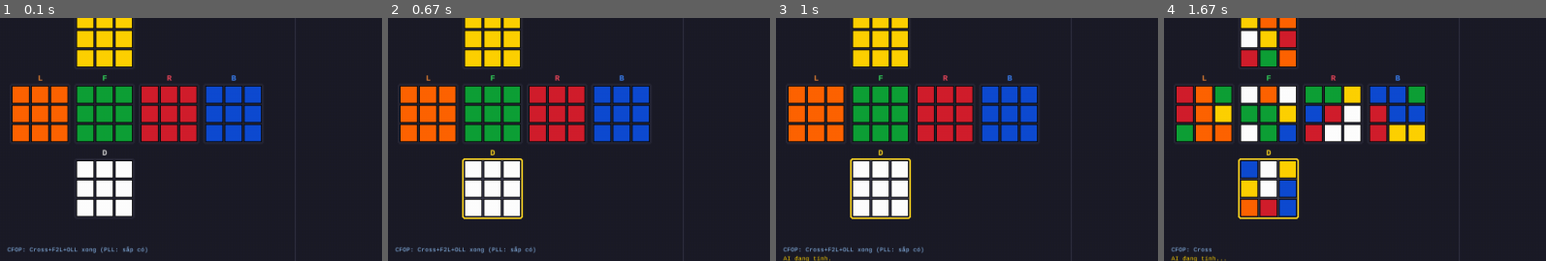
Above: before the commit, frames 1-4 (left to right).
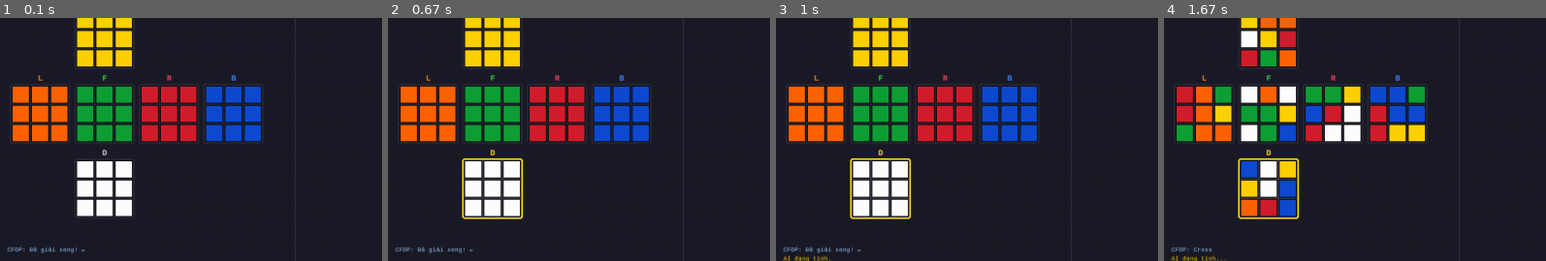
Above: after the commit, the same moments.

Repository: PeDrKi/rubik-cube-cfop-ai
Game: pygame game, started from main.py
Same seed, same stepped clock (60 frames per second), same inputs: the game is played once before the commit and once after it.
Inputs (mouse positions are % of the whole screen's width and height, from its top left):
- Up to frame 1 (0.1 s): no input
- Up to frame 2 (0.67 s): click (14, 44) at 0.38 s
- Up to frame 3 (1 s): type "ann" at 0.67 s
- Up to frame 4 (1.67 s): tap Enter at 1 s; tap Space at 1.22, 1.62 s; hold Right from 1.55 s (still down)
The pictures show only the part of the screen within x 0-50%, y 9-59%; the shares and areas given below are measured in that part.

The runs differ from the first frame. In frame 1, 0.3% of the frame differs, in the area x 7-39%, y 94-97%; in frame 2, 0.3%; in frame 3, 0.3%; in frame 4, nothing differs.

Commit message:
Add PLL stage: full CFOP pipeline
- solver/pll_solver.py: permute the last layer
- cfop_ai.full_solve now runs Cross -> F2L -> OLL -> PLL end to end
- update test_solver.py

Diff:
--- a/main.py
+++ b/main.py
@@ -102,8 +102,8 @@
             stage = cfop_ai.stage_of(state)
         except Exception:
             return '—'
-        return {'cross': 'Cross', 'f2l': 'F2L', 'oll': 'OLL',
-                'pll_todo': 'Cross+F2L+OLL xong (PLL: sắp có)'}.get(stage, '—')
+        return {'cross': 'Cross', 'f2l': 'F2L', 'oll': 'OLL', 'pll': 'PLL',
+                'done': 'Đã giải xong! 🎉'}.get(stage, '—')
 
     def start_cfop_job(kind):
         nonlocal cfop_busy, cfop_job_kind
@@ -205,7 +205,8 @@
             elif kind == 'solve':
                 apply_cfop_solution(res['all_moves'])
                 msgs = {
-                    'oll_done':    f"AI: đã giải Cross + F2L + OLL ({len(res['all_moves'])} nước) — chờ PLL!",
+                    'solved':      f"AI: 🎉 GIẢI XONG cả cube ({len(res['all_moves'])} nước)!",
+                    'pll_partial': "AI: xong Cross+F2L+OLL, PLL còn dở (case khó, thử lại 'A')",
                     'oll_partial': "AI: xong Cross+F2L, OLL còn dở (case khó, thử lại 'A')",
                     'f2l_done':    f"AI: đã giải Cross + F2L ({len(res['all_moves'])} nước)",
                     'f2l_partial': "AI: giải được Cross + một phần F2L (cặp khó, thử lại 'A' lần nữa)",
--- a/solver/cfop_ai.py
+++ b/solver/cfop_ai.py
@@ -4,46 +4,49 @@
 Bo dieu phoi CFOP cap cao nhat, dung cho ca 2 che do UI yeu cau:
   - Auto-solve: goi full_solve(state) -> danh sach nuoc di lien tuc.
   - Hint (goi y tung buoc): goi hint(state) -> buoc TIEP THEO can lam
-    (Cross / 1 cap F2L / OLL-canh / OLL-goc), KHONG thuc thi, de nguoi
-    dung tu xoay.
+    (Cross / 1 cap F2L / OLL-canh / OLL-goc / PLL-goc / PLL-canh), KHONG
+    thuc thi, de nguoi dung tu xoay.
 
-Pham vi hien tai (MVP): Cross + F2L + OLL. PLL se bo sung o giai doan sau
-(interface da du de cam them ma khong doi kien truc: chi can them
-solver/pll_solver.py roi noi vao day, tuong tu cach OLL da duoc noi vao).
+Pham vi hien tai: Cross + F2L + OLL + PLL -- toan bo CFOP. PLL la buoc kho
+nhat (khong gian hoan vi lon, uu tien "giu nguyen phan da giai" lam bai toan
+tim kiem nang) nen thinh thoang tim khong ra trong ngan sach (xem
+solver/pll_solver.py) -- khi do AI se bao ro chu khong bao loi/treo may.
 """
 
 import copy
 
+from cube_engine import cube_solved
 from .facelets import cross_solved, F2L_ORDER, pair_solved, f2l_solved_slots, oll_solved
 from .cross_solver import solve_cross
 from .f2l_solver import solve_f2l
 from .oll_solver import solve_oll, edges_oriented, corners_oriented
+from .pll_solver import solve_pll, corners_home, edges_home
 from .full_state import from_facelets
 
 
 def stage_of(state):
-    """Tra ve ten giai doan CFOP hien tai: 'cross' | 'f2l' | 'oll' | 'pll_todo'."""
+    """Tra ve ten giai doan CFOP hien tai: 'cross'|'f2l'|'oll'|'pll'|'done'."""
     if not cross_solved(state):
         return 'cross'
     if len(f2l_solved_slots(state)) < len(F2L_ORDER):
         return 'f2l'
     if not oll_solved(state):
         return 'oll'
-    return 'pll_todo'   # PLL: phase ke tiep, chua trien khai trong MVP nay
+    if not cube_solved(state):
+        return 'pll'
+    return 'done'
 
 
 def full_solve(state, f2l_depths=(8, 10, 12, 14), f2l_nodes_per_depth=120_000):
     """
-    Giai toan bo nhung gi MVP ho tro (Cross + F2L + OLL) tu state hien tai.
+    Giai toan bo CFOP (Cross + F2L + OLL + PLL) tu state hien tai.
     KHONG thay doi state truyen vao.
     Tra ve dict:
       {
-        'cross_moves': [...],
-        'f2l_moves':   [...],
-        'f2l_per_slot': {...},
-        'oll_moves':   [...],
+        'cross_moves', 'f2l_moves', 'f2l_per_slot', 'oll_moves', 'pll_moves',
         'all_moves':   [...]  (noi tiep, dung de animate/enqueue truc tiep),
-        'reached':     'f2l_partial' | 'f2l_done' | 'oll_partial' | 'oll_done',
+        'reached':     'f2l_partial' | 'f2l_done' | 'oll_partial' | 'oll_done'
+                       | 'pll_partial' | 'solved',
       }
     """
     from cube_engine import do_move
@@ -58,11 +61,12 @@
     f2l_res = solve_f2l(st, depths=f2l_depths, nodes_per_depth=f2l_nodes_per_depth)
     for mv in f2l_res['moves']:
         do_move(st, mv)
-
     f2l_done = len(f2l_res['solved_slots']) == len(F2L_ORDER)
 
     oll_moves = []
+    pll_moves = []
     reached = 'f2l_partial'
+
     if f2l_done:
         reached = 'f2l_done'
         oll_res = solve_oll(st)
@@ -70,14 +74,24 @@
             oll_moves = oll_res['moves']
             for mv in oll_moves:
                 do_move(st, mv)
-        reached = 'oll_done' if oll_solved(st) else 'oll_partial'
+        oll_done_flag = oll_solved(st)
+        reached = 'oll_done' if oll_done_flag else 'oll_partial'
+
+        if oll_done_flag:
+            pll_res = solve_pll(st)
+            if pll_res['moves']:
+                pll_moves = pll_res['moves']
+                for mv in pll_moves:
+                    do_move(st, mv)
+            reached = 'solved' if cube_solved(st) else 'pll_partial'
 
     return {
         'cross_moves': cross_moves,
         'f2l_moves': f2l_res['moves'],
         'f2l_per_slot': f2l_res['per_slot'],
         'oll_moves': oll_moves,
-        'all_moves': cross_moves + f2l_res['moves'] + oll_moves,
+        'pll_moves': pll_moves,
+        'all_moves': cross_moves + f2l_res['moves'] + oll_moves + pll_moves,
         'reached': reached,
     }
 
@@ -87,10 +101,9 @@
     Tra ve goi y CHO BUOC TIEP THEO duy nhat (khong thuc thi):
       {'stage': 'cross', 'label': 'Cross', 'moves': [...]}
       {'stage': 'f2l', 'label': 'F2L - cap DFR', 'moves': [...]}
-      {'stage': 'oll_edges', 'label': 'OLL - Định hướng 4 cạnh', 'moves': [...]}
-      {'stage': 'oll_corners', 'label': 'OLL - Định hướng 4 góc', 'moves': [...]}
-      {'stage': 'pll_todo', 'label': '...', 'moves': []}  khi Cross+F2L+OLL
-      da xong (PLL la phase ke tiep, chua co trong MVP).
+      {'stage': 'oll_edges'/'oll_corners', 'label': '...', 'moves': [...]}
+      {'stage': 'pll_corners'/'pll_edges', 'label': '...', 'moves': [...]}
+      {'stage': 'done', 'label': 'Cube da giai xong!', 'moves': []}
     """
     stage = stage_of(state)
 
@@ -110,8 +123,8 @@
 
     if stage == 'oll':
         full = from_facelets(state)
+        oll_res = solve_oll(state)
         if not edges_oriented(full):
-            oll_res = solve_oll(state)
             mvs = oll_res['edge_moves']
             if mvs is None:
                 return {'stage': 'oll_edges',
@@ -119,7 +132,6 @@
                         'moves': []}
             return {'stage': 'oll_edges', 'label': 'OLL - Định hướng 4 cạnh', 'moves': mvs}
         else:
-            oll_res = solve_oll(state)
             mvs = oll_res['corner_moves']
             if mvs is None:
                 return {'stage': 'oll_corners',
@@ -127,6 +139,22 @@
                         'moves': []}
             return {'stage': 'oll_corners', 'label': 'OLL - Định hướng 4 góc', 'moves': mvs}
 
-    return {'stage': 'pll_todo',
-            'label': 'Cross + F2L + OLL đã xong! PLL sắp có (phase kế tiếp).',
-            'moves': []}
+    if stage == 'pll':
+        full = from_facelets(state)
+        pll_res = solve_pll(state)
+        if not corners_home(full):
+            mvs = pll_res['corner_moves']
+            if mvs is None:
+                return {'stage': 'pll_corners',
+                        'label': 'PLL - Hoán vị 4 góc (chưa tìm được, thử lại)',
+                        'moves': []}
+            return {'stage': 'pll_corners', 'label': 'PLL - Hoán vị 4 góc', 'moves': mvs}
+        else:
+            mvs = pll_res['edge_moves']
+            if mvs is None:
+                return {'stage': 'pll_edges',
+                        'label': 'PLL - Hoán vị 4 cạnh (case khó, thử lại)',
+                        'moves': []}
+            return {'stage': 'pll_edges', 'label': 'PLL - Hoán vị 4 cạnh', 'moves': mvs}
+
+    return {'stage': 'done', 'label': 'Cube đã giải xong! 🎉', 'moves': []}
--- /dev/null
+++ b/solver/pll_solver.py
@@ -0,0 +1,184 @@
+"""
+solver/pll_solver.py
+=====================
+PLL (Permute Last Layer) - buoc cuoi cung cua CFOP: hoan vi dung 4 canh +
+4 goc lop U (huong da dung tu OLL, KHONG doi trong pha nay).
+
+Kien truc: giong OLL nhung cho HOAN VI thay vi HUONG, va DE HON OLL vi muc
+tieu la MOT trang thai DICH CU THE (identity: moi quan ve dung nha), khong
+phai "bat ky hoan vi nao" -- nen dung lai dung PDB CHINH XAC (build_pdb_edges/
+build_pdb_corners, giong het ky thuat da dung cho Cross) thay vi PDB
+"any-perm" cua OLL. Heuristic vi vay manh hon nhieu -> nhanh hon OLL nhieu.
+
+2-Look PLL (dung ky thuat CFOP that):
+  Pha A - Permute Corners: hoan vi dung 4 goc U, CHUA quan tam canh.
+  Pha B - Permute Edges: hoan vi dung 4 canh U, GIU NGUYEN goc vua xong.
+
+Ghi chu: sau OLL, AUF (xoay U tu do) khong lam thay doi hoan vi tuong doi
+giua cac quan -- search van tu do dung U khi can, khong can xu ly rieng.
+"""
+
+import heapq
+
+from .full_state import from_facelets, apply_move, cross_ok, pair_ok, NO_D_MOVES
+from . import edge_model as EM
+from . import corner_model as CM
+from .facelets import F2L_ORDER
+from .pdb_builder import build_pdb_edges, build_pdb_corners
+
+U_EDGES = ('UF', 'UB', 'UL', 'UR')
+U_CORNERS = ('UFR', 'UFL', 'UBR', 'UBL')
+
+_EDGE_PDB = None
+_CORNER_PDB = None
+
+
+def _edge_pdb():
+    global _EDGE_PDB
+    if _EDGE_PDB is None:
+        _EDGE_PDB = build_pdb_edges('pll_edges_exact', U_EDGES)
+    return _EDGE_PDB
+
+
+def _corner_pdb():
+    global _CORNER_PDB
+    if _CORNER_PDB is None:
+        _CORNER_PDB = build_pdb_corners('pll_corners_exact', U_CORNERS)
+    return _CORNER_PDB
+
+
+def corners_home(full):
+    ep, eo, cp, co = full
+    return all(cp[CM.SLOT_INDEX[n]] == CM.SLOT_INDEX[n] and co[CM.SLOT_INDEX[n]] == 0
+               for n in U_CORNERS)
+
+
+def edges_home(full):
+    ep, eo, cp, co = full
+    return all(ep[EM.SLOT_INDEX[n]] == EM.SLOT_INDEX[n] and eo[EM.SLOT_INDEX[n]] == 0
+               for n in U_EDGES)
+
+
+def pll_done(full):
+    return corners_home(full) and edges_home(full)
+
+
+def _cross_f2l_penalty(full):
+    bad = 0 if cross_ok(full) else 1
+    bad += sum(1 for s in F2L_ORDER if not pair_ok(full, s))
+    return bad
+
+
+def _corner_key(full):
+    ep, eo, cp, co = full
+    idx = [CM.SLOT_INDEX[n] for n in U_CORNERS]
+    return (tuple(cp[i] for i in idx), tuple(co[i] for i in idx))
+
+
+def _edge_key(full):
+    ep, eo, cp, co = full
+    idx = [EM.SLOT_INDEX[n] for n in U_EDGES]
+    return (tuple(ep[i] for i in idx), tuple(eo[i] for i in idx))
+
+
+def _search_generic(full_start, goal_fn, heuristic_fn, max_nodes, max_depth):
+    if goal_fn(full_start):
+        return []
+
+    h0 = heuristic_fn(full_start)
+    counter = 0
+    heap = [(h0, 0, counter, full_start, (), None)]
+    best_g = {full_start: 0}
+    nodes = 0
+
+    while heap:
+        f, g, _, cur, path, last_face = heapq.heappop(heap)
+        if g > best_g.get(cur, 1 << 30):
+            continue
+        if g >= max_depth:
+            continue
+        nodes += 1
+        if nodes > max_nodes:
+            return None
+        for mv in NO_D_MOVES:
+            face = mv[0]
+            if face == last_face:
+                continue
+            nxt = apply_move(cur, mv)
+            ng = g + 1
+            if ng < best_g.get(nxt, 1 << 30):
+                best_g[nxt] = ng
+                npath = path + (mv,)
+                if goal_fn(nxt):
+                    return list(npath)
+                counter += 1
+                h = heuristic_fn(nxt)
+                heapq.heappush(heap, (ng + h, ng, counter, nxt, npath, face))
+    return None
+
+
+def _solve_phase_A(full, max_nodes, max_depth):
+    """Permute Corners: 4 goc U ve dung nha, chua quan tam canh."""
+    cpdb = _corner_pdb()
+
+    def goal(f):
+        return cross_ok(f) and all(pair_ok(f, s) for s in F2L_ORDER) and corners_home(f)
+
+    def heuristic(f):
+        return cpdb.get(_corner_key(f), 10) + 3 * _cross_f2l_penalty(f)
+
+    return _search_generic(full, goal, heuristic, max_nodes, max_depth)
+
+
+def _solve_phase_B(full, max_nodes, max_depth):
+    """Permute Edges: 4 canh U ve dung nha, GIU NGUYEN goc (da xong pha A)."""
+    epdb = _edge_pdb()
+
+    def corner_penalty(f):
+        return 0 if corners_home(f) else 1
+
+    def goal(f):
+        return (cross_ok(f) and all(pair_ok(f, s) for s in F2L_ORDER)
+                and corners_home(f) and edges_home(f))
+
+    def heuristic(f):
+        return epdb.get(_edge_key(f), 10) + 3 * _cross_f2l_penalty(f) + 4 * corner_penalty(f)
+
+    return _search_generic(full, goal, heuristic, max_nodes, max_depth)
+
+
+def _ladder(solve_fn, full, tiers):
+    for nodes, depth in tiers:
+        mvs = solve_fn(full, max_nodes=nodes, max_depth=depth)
+        if mvs is not None:
+            return mvs
+    return None
+
+
+_TIERS_A = ((60_000, 8), (150_000, 10), (300_000, 12))
+_TIERS_B = ((60_000, 8), (150_000, 10), (300_000, 12))
+
+
+def solve_pll(state):
+    """
+    Giai PLL (2-look) tu trang thai facelet hien tai (Cross+F2L+OLL phai da
+    xong truoc do: 8 quan lop U da dung huong, chi con sai hoan vi).
+    Tra ve dict:
+      {'corner_moves': [...] hoac None, 'edge_moves': [...] hoac None,
+       'moves': corner_moves + edge_moves}
+    Khong thay doi state truyen vao.
+    """
+    full = from_facelets(state)
+
+    corner_moves = _ladder(_solve_phase_A, full, _TIERS_A)
+    if corner_moves is None:
+        return {'corner_moves': None, 'edge_moves': None, 'moves': None}
+    for mv in corner_moves:
+        full = apply_move(full, mv)
+
+    edge_moves = _ladder(_solve_phase_B, full, _TIERS_B)
+    if edge_moves is None:
+        return {'corner_moves': corner_moves, 'edge_moves': None, 'moves': corner_moves}
+
+    return {'corner_moves': corner_moves, 'edge_moves': edge_moves,
+            'moves': corner_moves + edge_moves}
--- a/test_solver.py
+++ b/test_solver.py
@@ -7,12 +7,13 @@
 import random
 import pytest
 
-from cube_engine import make_solved, scramble_cube, do_move
+from cube_engine import make_solved, scramble_cube, do_move, cube_solved
 from solver.facelets import cross_solved, f2l_solved_slots, F2L_ORDER, pair_solved
 from solver.cross_solver import solve_cross
 from solver.f2l_solver import solve_f2l
 from solver.cfop_ai import full_solve, hint, stage_of
 from solver.oll_solver import solve_oll, oll_done
+from solver.pll_solver import solve_pll
 from solver.full_state import from_facelets
 
 
@@ -56,7 +57,7 @@
 
 def test_stage_of_progression():
     st = make_solved()
-    assert stage_of(st) == 'pll_todo'
+    assert stage_of(st) == 'done'
     st2 = _scrambled(1)
     assert stage_of(st2) == 'cross'
 
@@ -103,10 +104,16 @@
 
 
 def test_hint_oll_two_phases():
-    """hint() phai tach OLL thanh 2 buoc (dinh huong canh, roi goc)."""
-    st = _scrambled(4)
-    res = full_solve(st)
-    for mv in res['cross_moves'] + res['f2l_moves']:
+    """hint() phai tach OLL thanh 2 buoc (dinh huong canh, roi goc).
+    Dung solve_cross/solve_f2l truc tiep (KHONG qua full_solve(), vi
+    full_solve() gio chay ca OLL+PLL noi bo se lang phi thoi gian khong can
+    thiet cho test nay)."""
+    st = _scrambled(1)
+    cmv = solve_cross(st)
+    for mv in cmv:
+        do_move(st, mv)
+    f2l_res = solve_f2l(st)
+    for mv in f2l_res['moves']:
         do_move(st, mv)
     assert cross_solved(st)
     assert all(pair_solved(st, s) for s in F2L_ORDER)
@@ -126,3 +133,54 @@
         do_move(st, mv)
     assert (st['U'] == 'U').all()
     assert cross_solved(st) and all(pair_solved(st, s) for s in F2L_ORDER)
+
+
+def _pll_only_scramble():
+    """Tao 1 trang thai Cross+F2L+OLL van con nguyen, CHI hoan vi 3 canh lop
+    U bi sai (hoan vi chan -> luon hop le vat ly). Dung thao tac facelet
+    truc tiep (khong qua move) de tao case PLL nhanh, tat dinh, on dinh cho
+    test -- tranh phu thuoc scramble ngau nhien co the trung case OCLL/PLL
+    hiem gap va rat cham (xem CFOP_AI_README.md)."""
+    from solver.edge_model import EDGE_SLOTS
+    st = make_solved()
+    uf, ur, ub = EDGE_SLOTS['UF'], EDGE_SLOTS['UR'], EDGE_SLOTS['UB']
+    vuf = [st[f][r, c] for f, r, c in uf]
+    vur = [st[f][r, c] for f, r, c in ur]
+    vub = [st[f][r, c] for f, r, c in ub]
+    for (f, r, c), v in zip(uf, vub):
+        st[f][r, c] = v
+    for (f, r, c), v in zip(ur, vuf):
+        st[f][r, c] = v
+    for (f, r, c), v in zip(ub, vur):
+        st[f][r, c] = v
+    return st
+
+
+def test_pll_simple_permutation_case():
+    """PLL tren mot case hoan vi don gian (nhanh, tat dinh -- khong phu
+    thuoc scramble ngau nhien, tranh cac case OCLL/PLL kho hiem gap trong
+    scramble that co the mat toi vai phut, xem CFOP_AI_README.md)."""
+    st = _pll_only_scramble()
+    assert not cube_solved(st)
+    res = solve_pll(st)
+    assert res['moves'] is not None
+    for mv in res['moves']:
+        do_move(st, mv)
+    assert cube_solved(st)
+
+
+def test_stage_of_reaches_done_on_solved_cube():
+    st = make_solved()
+    assert stage_of(st) == 'done'
+
+
+def test_full_solve_reports_solved_only_when_actually_solved():
+    """Neu full_solve() bao 'reached'=='solved', cube phai THUC SU giai xong
+    tren facelet that (khong chi tin vao internal state). Dung 1 case PLL
+    don gian, tat dinh (khong scramble ngau nhien) de test nhanh & on dinh."""
+    st = _pll_only_scramble()
+    res = full_solve(st)
+    for mv in res['all_moves']:
+        do_move(st, mv)
+    assert res['reached'] == 'solved'
+    assert cube_solved(st)
Not shown, changed: CFOP_AI_README.md
